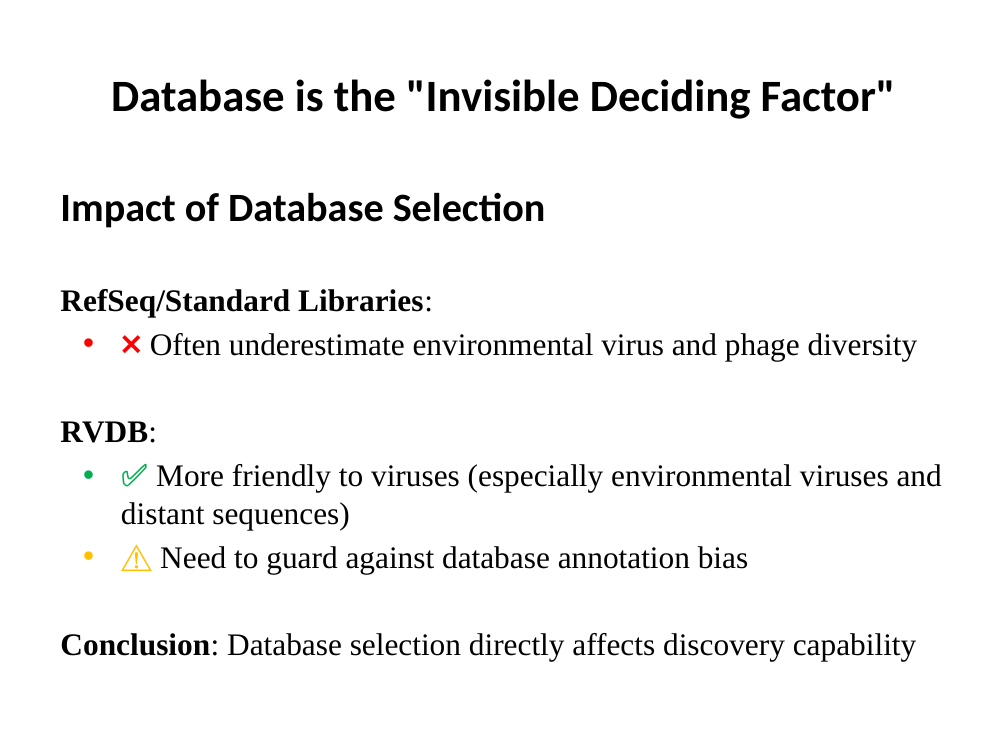
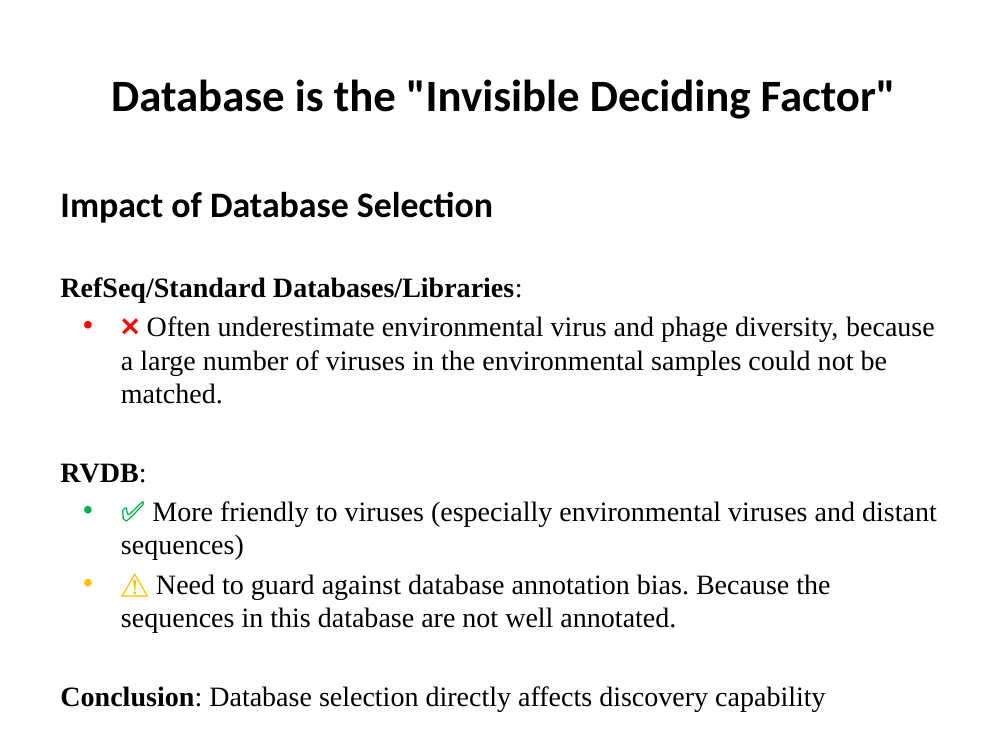
Before and after one commit to pengsihua2023/Metagenomic-Viral-Detection-Tool-Assessment, a slide deck: slide 20 of Wastewater Metagenomic Viral Detection Tool Assessment-1218.pptx. Drawn at 1008x756 pixels with LibreOffice and Linux fonts; fonts in the diff are those of the drawing. Boxes give left, top, right and bottom in pixels: in the first picture for what was removed or moved away, otherwise in the second. Text is boxed around its words. In the diff, an @@ line names an element or a change of style, - is before the commit and + after.

```diff
--- a/Wastewater Metagenomic Viral Detection Tool Assessment-1218.pptx
+++ b/Wastewater Metagenomic Viral Detection Tool Assessment-1218.pptx
@@ text at [60, 192, 937, 711]: size 28.7 to 25.6 pt in "Impact of Database Selection"; size 22.4 to 20 pt in "RVDB:", "✅ More friendly to viruses (especially environmental ...", "Conclusion: Database selection directly affects discovery ca ..." @@
@@ text at [60, 277, 935, 404]: text changed; size 22.4 to 20 pt @@
-RefSeq/Standard Libraries:
-• ❌ Often underestimate environmental virus and phage diversity
+RefSeq/Standard Databases/Libraries:
+• ❌ Often underestimate environmental virus and phage diversity, because a large number of viruses in the environmental samples could not be matched.
@@ text at [121, 574, 830, 633]: text changed; size 22.4 to 20 pt @@
-• ⚠️ Need to guard against database annotation bias
+• ⚠️ Need to guard against database annotation bias. Because the sequences in this database are not well annotated.
```
Also in this commit, not shown: 15 other slides changed.
